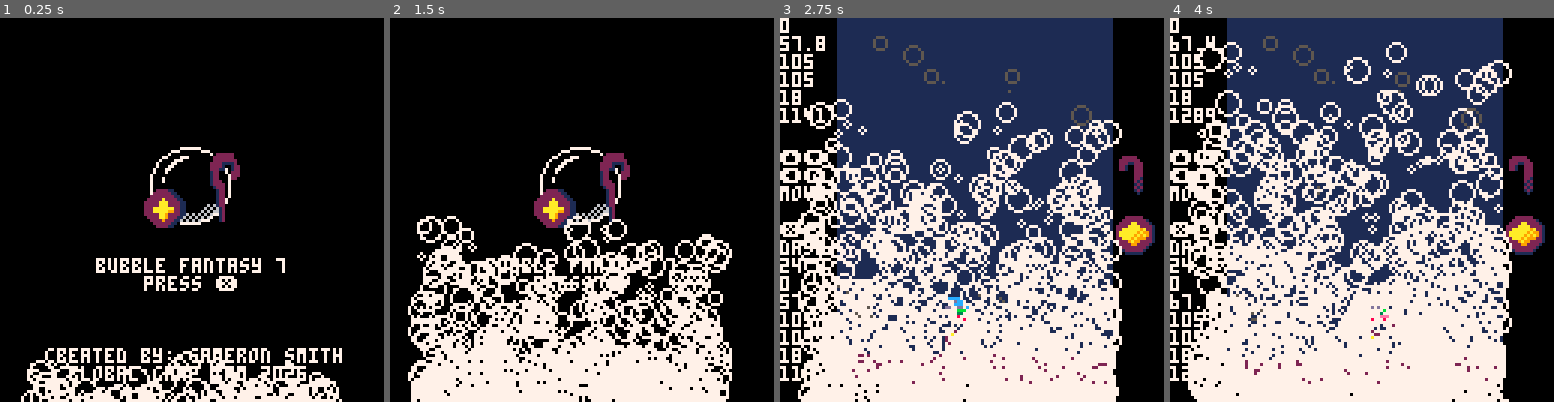
Above: before the commit, frames 1-4 (left to right).
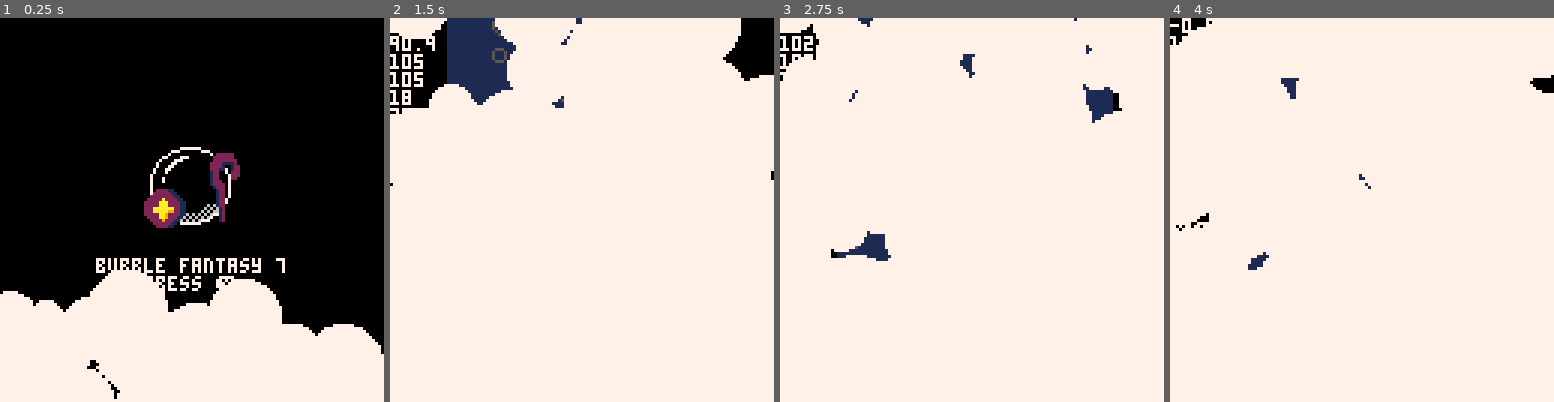
Above: after the commit, the same moments.

Repository: dumbanode/Bubble-Fantasy-7
Game: PICO-8 cartridge ggj2025.p8
The game is run twice, just before and just after one commit, with the same random seed, the same clock (stepped at 60 frames per second) and the same inputs.
Inputs:
- Up to frame 1 (0.25 s): no input
- Up to frame 2 (1.5 s): tap X (X key) at 0.33, 1.07 s; tap O (Z key) at 0.7 s
- Up to frame 3 (2.75 s): hold Right 1.6-2.1 s; tap O (Z key) at 1.7, 2.1, 2.5 s; tap X (X key) at 1.85 s; hold Up 2.15-2.42 s; hold Right from 2.47 s (still down)
- Up to frame 4 (4 s): tap O (Z key) at 2.9, 3.3, 3.7 s; tap X (X key) at 2.97 s; release Right at 3.03 s; hold Left 3.08-3.58 s; hold Down 3.63-3.97 s

The runs differ from the first frame. In frame 1, 20% of the frame differs, in the area x 0-100%, y 65-100%; in frame 2, 72%, in the area x 0-100%, y 0-100%; in frame 3, 60%; in frame 4, 55%.

Commit message:
Experimenting with bubbles

Diff:
--- a/ggj2025.p8
+++ b/ggj2025.p8
@@ -1181,23 +1181,23 @@
 		y=0
 	},
 	dim={
-		w=100,
-		h=100
+		w=10,
+		h=10,
 	},
 	active=false,
+	one_shot=false,
 	parts={},
-	max_parts=10,
-
+	r={1,4},
+	clr=7,
+	life={10,30},
 	part_config={
-		clr=7,
-		life={10,30},
-		r={1,4}
+		max_parts=500
 	},
 
 	update=function(self)
 		-- spawn particles
 		if self.active then
-			for i=1,500 do
+			for i=1,50 do
 				self:spawn_particles()
 			end
 		end
@@ -1239,12 +1239,12 @@
 			+rnd(self.dim.h)
 
 		-- calculate lifetime
-		life_to_use=self.part_config.life[1]
-			+rnd(self.part_config.life[2])
+		life_to_use=self.life[1]
+			+rnd(self.life[2])
 
 		-- calculate radius
-		r_to_use=self.part_config.r[1]
-			+rnd(self.part_config.r[2])
+		r_to_use=self.r[1]
+			+rnd(self.r[2])
 
 		add(
 				self.parts,
@@ -1259,7 +1259,7 @@
 					speed=rnd(5),
 					curr_life=0,
 					lifetime=life_to_use,
-					clr=self.part_config.clr
+					clr=self.clr
 				})
 			)
 	end
@@ -1315,7 +1315,7 @@
 	end,
 
 	draw=function(self)
-		circ(
+		circfill(
 			self.pos.x,
 			self.pos.y,
 			self.dim.r,
@@ -1326,9 +1326,16 @@
 
 test_emit=part_emit:new({
 	pos={
-		x=10,
+		x=0,
 		y=128
 	},
+	dim={
+		w=128,
+		h=100,
+	},
+	r={6,10},
+	life={10,100},
+	clr=7,
 	active=true
 })
 -->8
